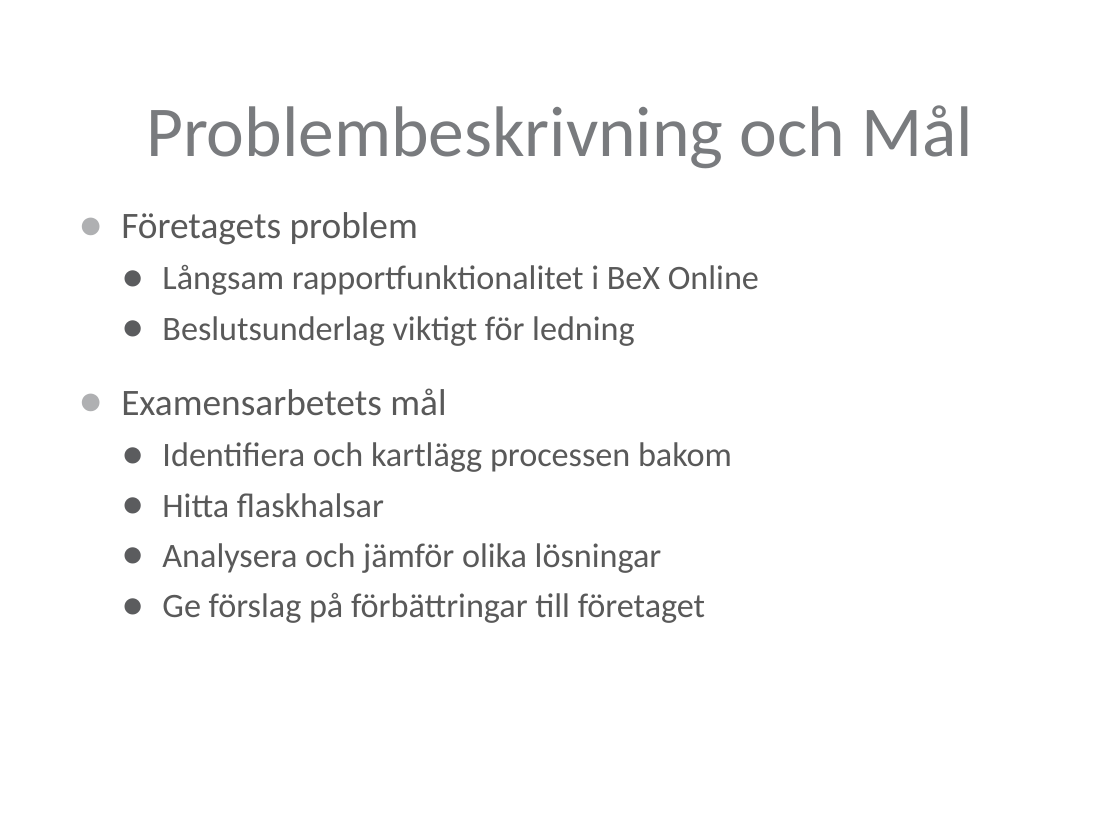
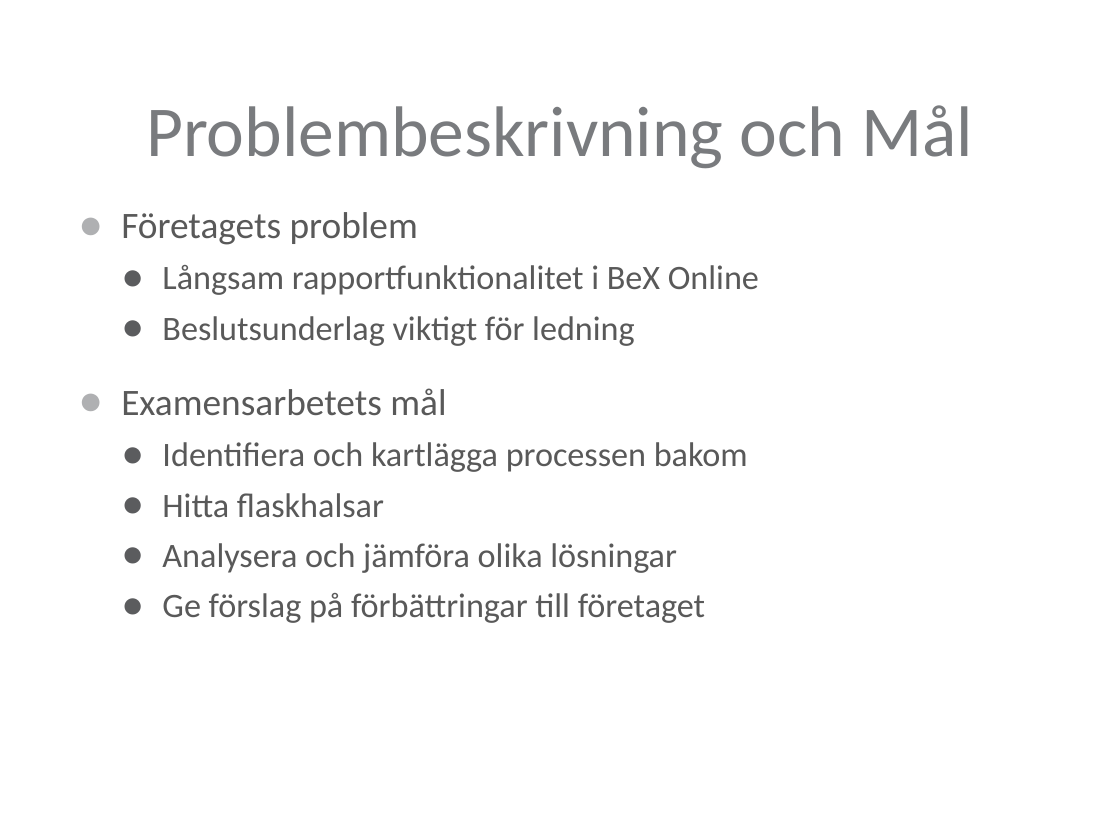
Before and after one commit to Maxenboy/Master-Thesis, a slide deck: slide 5 of Presentation/PresentationLTH.pptx. Drawn at 1120x840 pixels with LibreOffice and Linux fonts; fonts in the diff are those of the drawing; background and template pictures are left out. Boxes give left, top, right and bottom in pixels: in the first picture for what was removed or moved away, otherwise in the second. Text is boxed around its words. In the diff, an @@ line names an element or a change of style, - is before the commit and + after.

Commit message:
fix

```diff
--- a/Presentation/PresentationLTH.pptx
+++ b/Presentation/PresentationLTH.pptx
@@ text at [162,442,748,472]: text changed @@
-  ● Identifiera och kartlägg processen bakom
+  ● Identifiera och kartlägga processen bakom
@@ text at [162,543,677,573]: text changed @@
-  ● Analysera och jämför olika lösningar
+  ● Analysera och jämföra olika lösningar
```
Also in this commit, not shown: 2 other slides changed.
